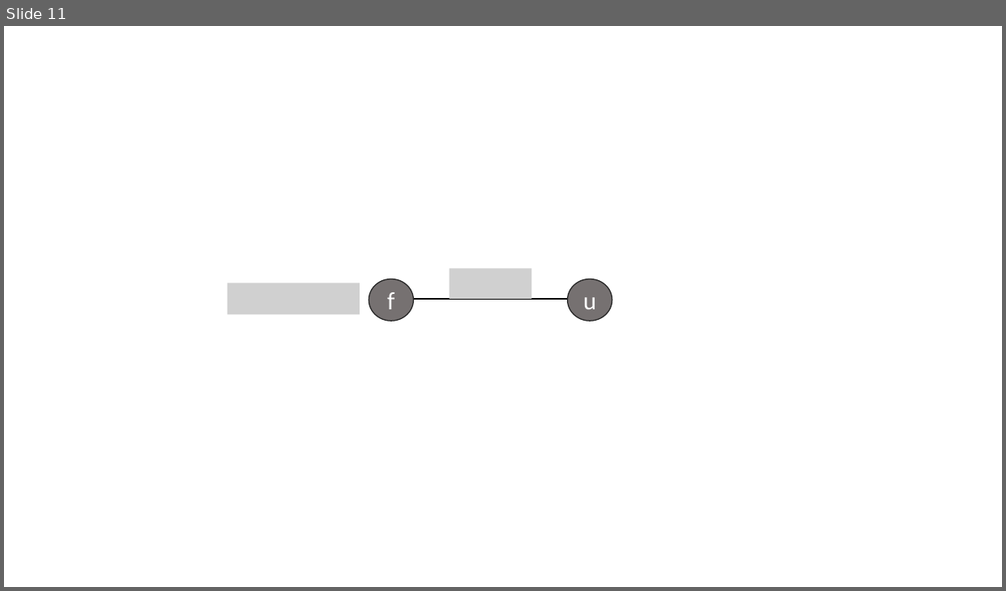
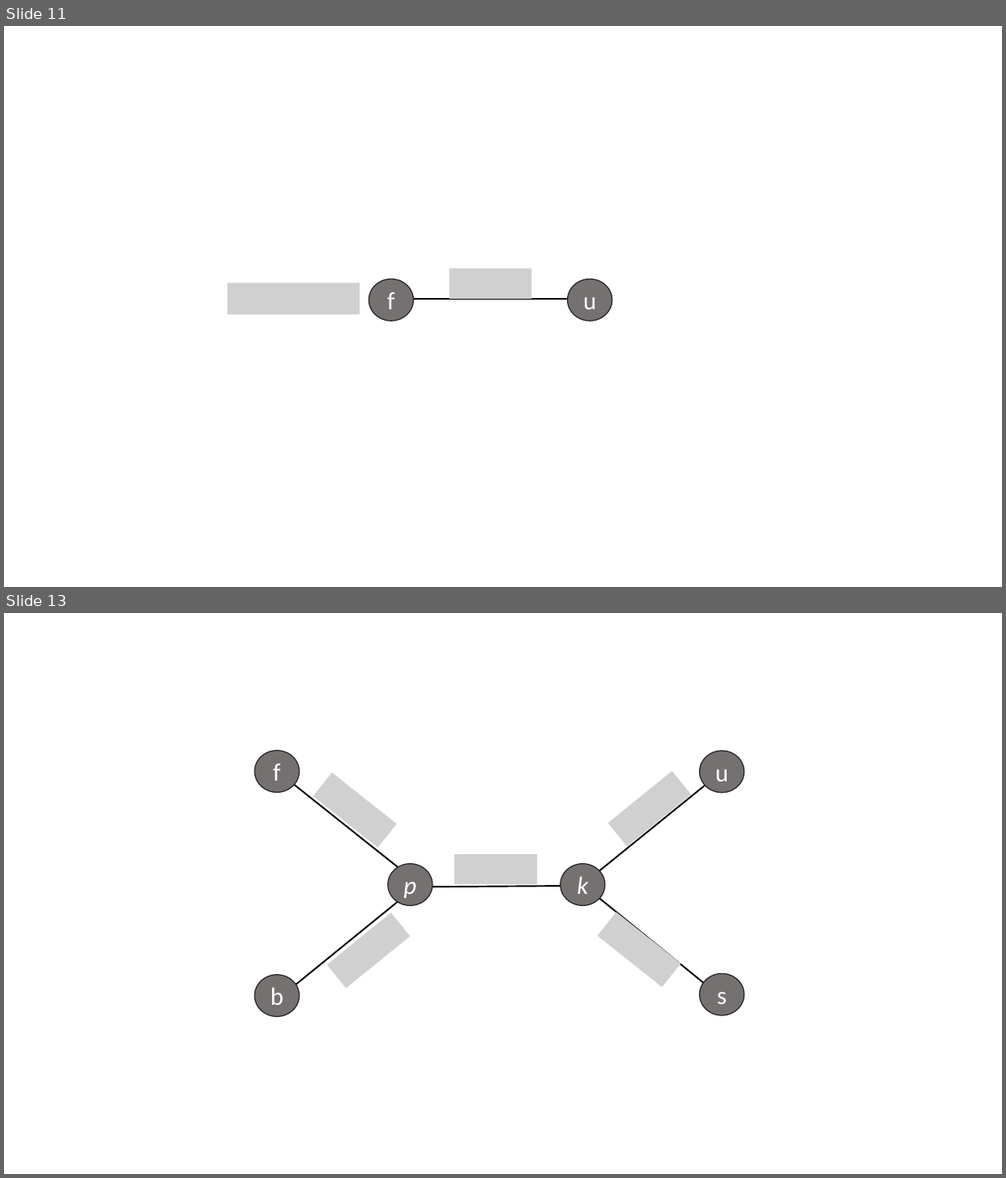
Before and after one commit to mtortoli/Thesis, a slide deck: unroteed_tree_created_by_figure_5.pptx. Shown one above the other, each under a label of ours: slide 11 before the commit, slides 11 and 13 after it; the slides between them are not shown. The pictures are 1006x591 and 1006x1178 pixels, drawn with LibreOffice and Linux fonts; fonts in the diff are those of the drawing; grey boxes stand for pictures. Boxes give left, top, right and bottom in pixels: in the first picture for what was removed or moved away, otherwise in the second. Text is boxed around its words. In the diff, an @@ line names an element or a change of style, - is before the commit and + after.

```diff
--- a/unroteed_tree_created_by_figure_5.pptx
+++ b/unroteed_tree_created_by_figure_5.pptx
@@ slide 13 added at [4,613,1002,1174], background #FFFFFF @@
@@ ellipse added at [255,751,300,793], fill #767171, outline #262626 1 pt, 24 pt, text #FFFFFF @@
+f
@@ ellipse added at [700,751,744,793], fill #767171, outline #262626 1 pt, 24 pt, text #FFFFFF @@
+u
@@ line added from (281, 774) to (420, 884), #000000 1.5 pt @@
@@ picture added at [313,773,397,847] @@
@@ line added from (722, 772) to (582, 884), #000000 1.5 pt @@
@@ picture added at [608,771,691,846] @@
@@ picture added at [454,854,537,884] @@
@@ ellipse added at [388,864,433,905], fill #767171, outline #262626 1 pt, 24 pt, text #FFFFFF, italic @@
+p
@@ ellipse added at [560,864,605,905], fill #767171, outline #262626 1 pt, 24 pt, text #FFFFFF, italic @@
+k
@@ line added from (281, 997) to (415, 887), #000000 1.5 pt @@
@@ line added from (417, 887) to (586, 886), #000000 1.5 pt @@
@@ line added from (582, 884) to (722, 998), #000000 1.5 pt @@
@@ picture added at [327,913,410,988] @@
@@ picture added at [597,913,680,987] @@
@@ ellipse added at [255,974,300,1016], fill #767171, outline #262626 1 pt, 24 pt, text #FFFFFF @@
+b
@@ ellipse added at [700,973,744,1016], fill #767171, outline #262626 1 pt, 24 pt, text #FFFFFF @@
+s
```
Also in this commit, not shown: 1 other slide added, 5 other files.
